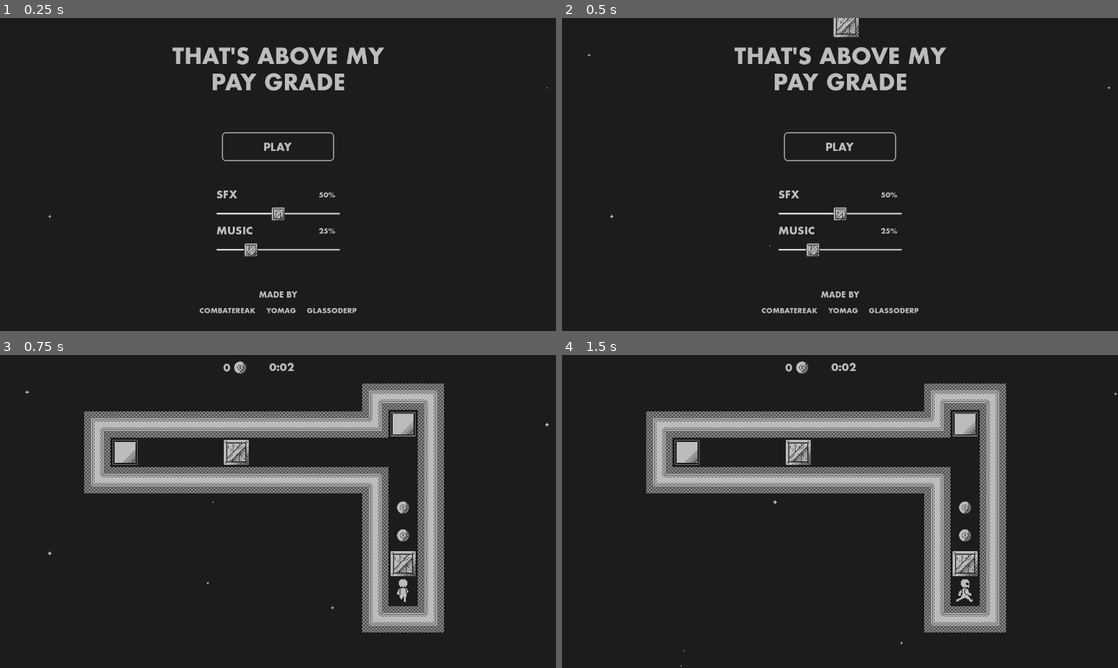
Above: before the commit, frames 1-4 (two rows, left to right).
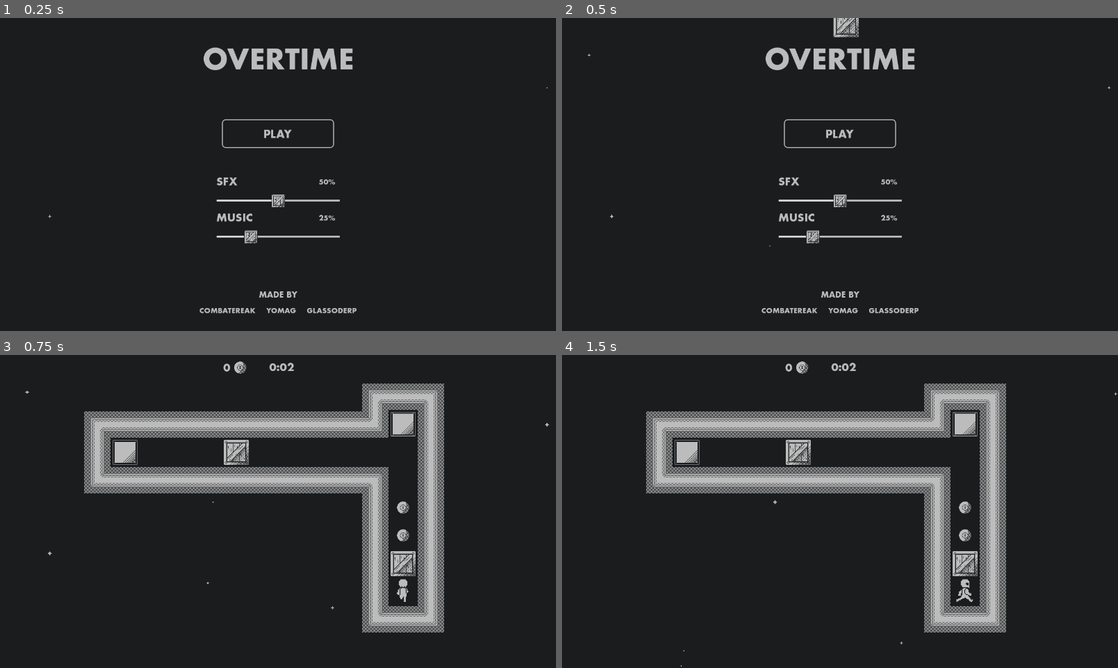
Above: after the commit, the same moments.

Repository: ParryTotato/1BitJam2025
Game: Godot game, scene res://Scenes/Main/main.tscn
Two runs of this game, one before a commit and one after it. Both use one fixed random seed, a clock stepped at 60 frames per second and the inputs below.
Inputs (mouse positions are in pixels of both pictures, inside the frame that each line leads up to; where the layout moved, square brackets give the same spot in the first picture):
- Up to frame 1 (0.25 s): no input
- Up to frame 2 (0.5 s): no input
- Up to frame 3 (0.75 s): click (278, 470) [278, 483] at 0.5 s
- Up to frame 4 (1.5 s): tap Enter at 1.25 s; hold Right (ui_right) from 1.28 s (still down); tap M (magnet) at 1.35 s

The runs differ from the first frame. In frame 1, 4.0% of the frame differs, in the area x 31-70%, y 9-77%; in frame 2, 4.0%; in frame 3, nothing differs; in frame 4, nothing differs.

Commit message:
Game name change

Diff:
--- a/Scenes/MainMenu/main_menu.tscn
+++ b/Scenes/MainMenu/main_menu.tscn
@@ -12,7 +12,7 @@
 [ext_resource type="Texture2D" uid="uid://breowtnacsawn" path="res://Scenes/MainMenu/Assets/Art/spr_box_slider.png" id="6_0l8wx"]
 
 [sub_resource type="LabelSettings" id="LabelSettings_0l8wx"]
-font_size = 50
+font_size = 64
 font_color = Color(0.737255, 0.737255, 0.737255, 1)
 outline_size = 12
 outline_color = Color(0.101961, 0.109804, 0.117647, 1)
@@ -80,17 +80,16 @@
 offset_top = 64.0
 offset_right = 883.5
 offset_bottom = 181.0
-text = "THAT'S ABOVE MY
-PAY GRADE"
+text = "OVERTIME"
 label_settings = SubResource("LabelSettings_0l8wx")
 horizontal_alignment = 1
 
 [node name="VBoxContainer" type="VBoxContainer" parent="."]
 layout_mode = 1
 offset_left = 497.5
-offset_top = 261.0
+offset_top = 231.0
 offset_right = 782.5
-offset_bottom = 551.0
+offset_bottom = 521.0
 size_flags_horizontal = 4
 size_flags_vertical = 4
 theme_override_constants/separation = 12
